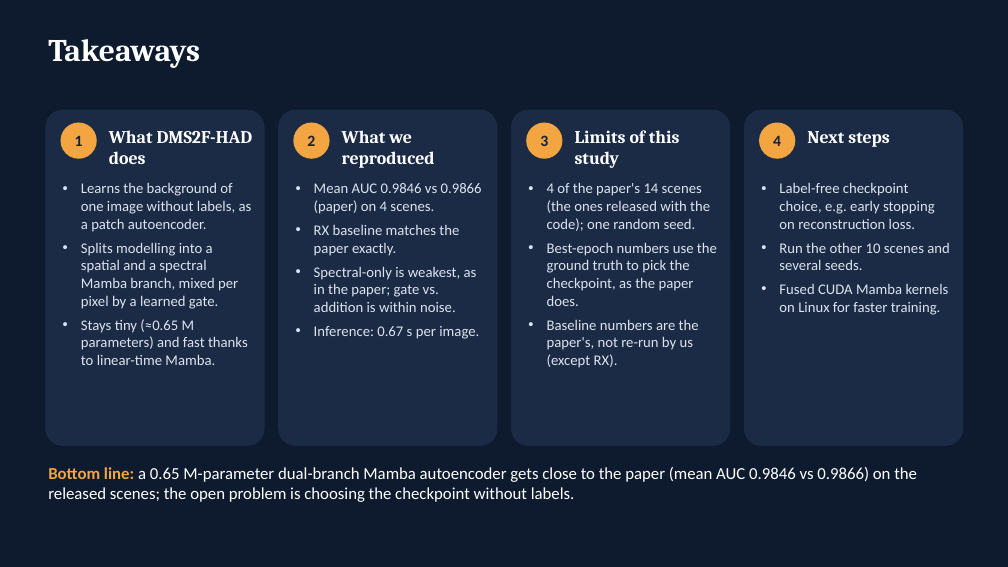
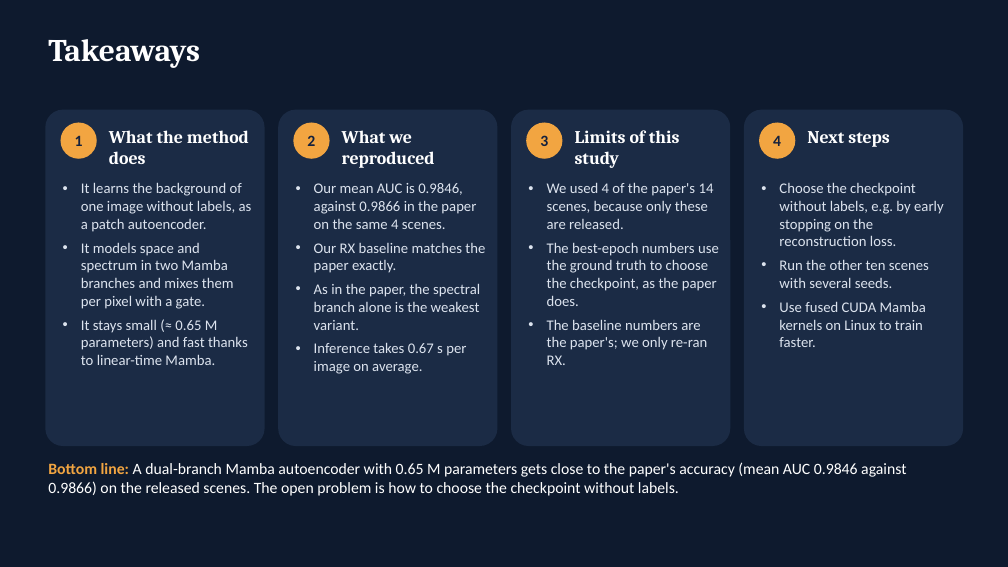
Before and after one commit to SaarthakG-Dtu/Hyperspectral_Anomaly_Detection, a slide deck: slide 25 of presentation/DMS2F-HAD_presentation.pptx (slide 24 before the commit). Drawn at 1008x567 pixels with LibreOffice and Linux fonts; fonts in the diff are those of the drawing. Boxes give left, top, right and bottom in pixels: in the first picture for what was removed or moved away, otherwise in the second. Text is boxed around its words. In the diff, an @@ line names an element or a change of style, - is before the commit and + after.

```diff
--- a/presentation/DMS2F-HAD_presentation.pptx
+++ b/presentation/DMS2F-HAD_presentation.pptx
@@ text at <box>109,130,249,164</box>: text changed @@
-What DMS2F-HAD does
+What the method does
@@ text at <box>81,182,252,365</box>: text changed @@
-• Learns the background of one image without labels, as a patch autoencoder.
-• Splits modelling into a spatial and a spectral Mamba branch, mixed per pixel by a learned gate.
-• Stays tiny (≈0.65 M parameters) and fast thanks to linear-time Mamba.
+• It learns the background of one image without labels, as a patch autoencoder.
+• It models space and spectrum in two Mamba branches and mixes them per pixel with a gate.
+• It stays small (≈ 0.65 M parameters) and fast thanks to linear-time Mamba.
@@ text at <box>314,183,485,374</box>: text changed @@
-• Mean AUC 0.9846 vs 0.9866 (paper) on 4 scenes.
-• RX baseline matches the paper exactly.
-• Spectral-only is weakest, as in the paper; gate vs. addition is within noise.
-• Inference: 0.67 s per image.
+• Our mean AUC is 0.9846, against 0.9866 in the paper on the same 4 scenes.
+• Our RX baseline matches the paper exactly.
+• As in the paper, the spectral branch alone is the weakest variant.
+• Inference takes 0.67 s per image on average.
@@ text at <box>547,182,719,365</box>: text changed @@
-• 4 of the paper's 14 scenes (the ones released with the code); one random seed.
-• Best-epoch numbers use the ground truth to pick the checkpoint, as the paper does.
-• Baseline numbers are the paper's, not re-run by us (except RX).
+• We used 4 of the paper's 14 scenes, because only these are released.
+• The best-epoch numbers use the ground truth to choose the checkpoint, as the paper does.
+• The baseline numbers are the paper's; we only re-ran RX.
@@ text at <box>779,182,944,347</box>: text changed @@
-• Label-free checkpoint choice, e.g. early stopping on reconstruction loss.
-• Run the other 10 scenes and several seeds.
-• Fused CUDA Mamba kernels on Linux for faster training.
+• Choose the checkpoint without labels, e.g. by early stopping on the reconstruction loss.
+• Run the other ten scenes with several seeds.
+• Use fused CUDA Mamba kernels on Linux to train faster.
@@ text at <box>48,462,906,496</box>: text changed; size 16 to 15 pt @@
-Bottom line: a 0.65 M-parameter dual-branch Mamba autoencoder gets close to the paper (mean AUC 0.9846 vs 0.9866) on the released scenes; the open problem is choosing the checkpoint without labels.
+Bottom line: A dual-branch Mamba autoencoder with 0.65 M parameters gets close to the paper's accuracy (mean AUC 0.9846 against 0.9866) on the released scenes. The open problem is how to choose the checkpoint without labels.
```
Also in this commit, not shown: 23 other slides changed, 1 slide added, 17 other files.
